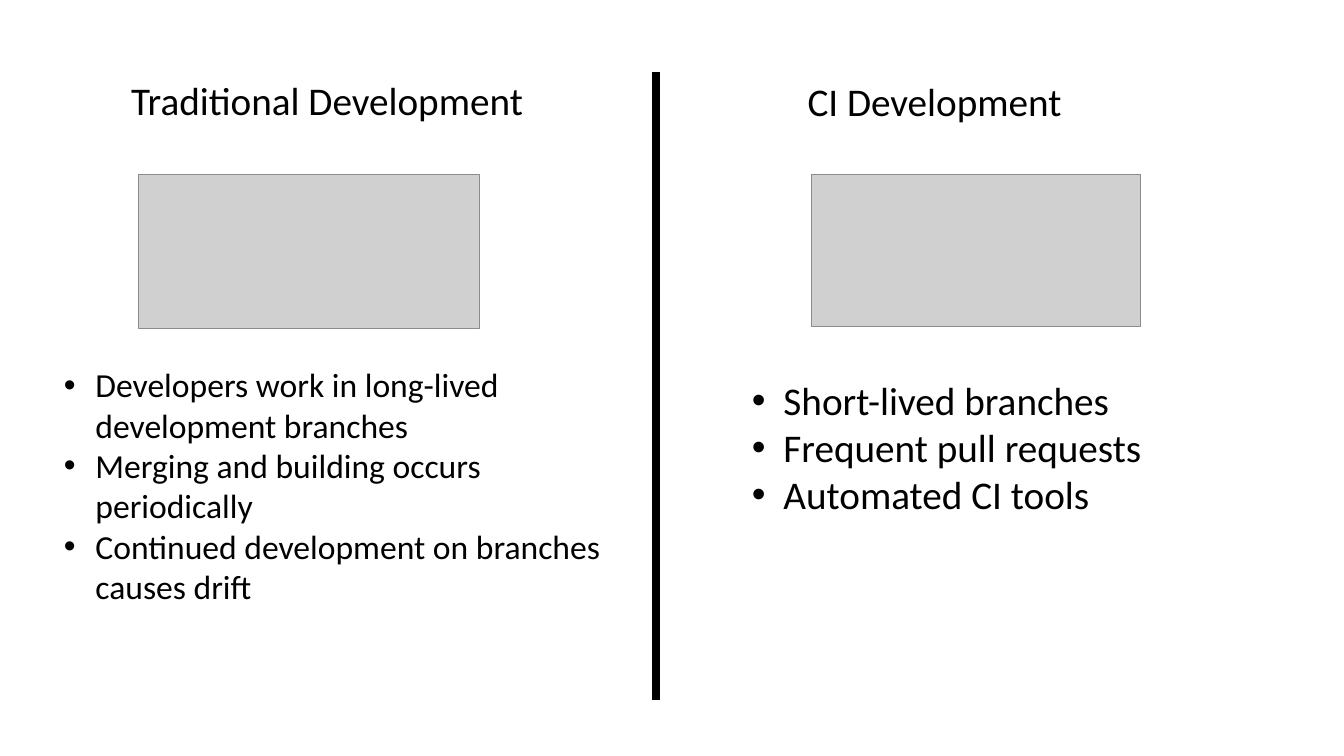
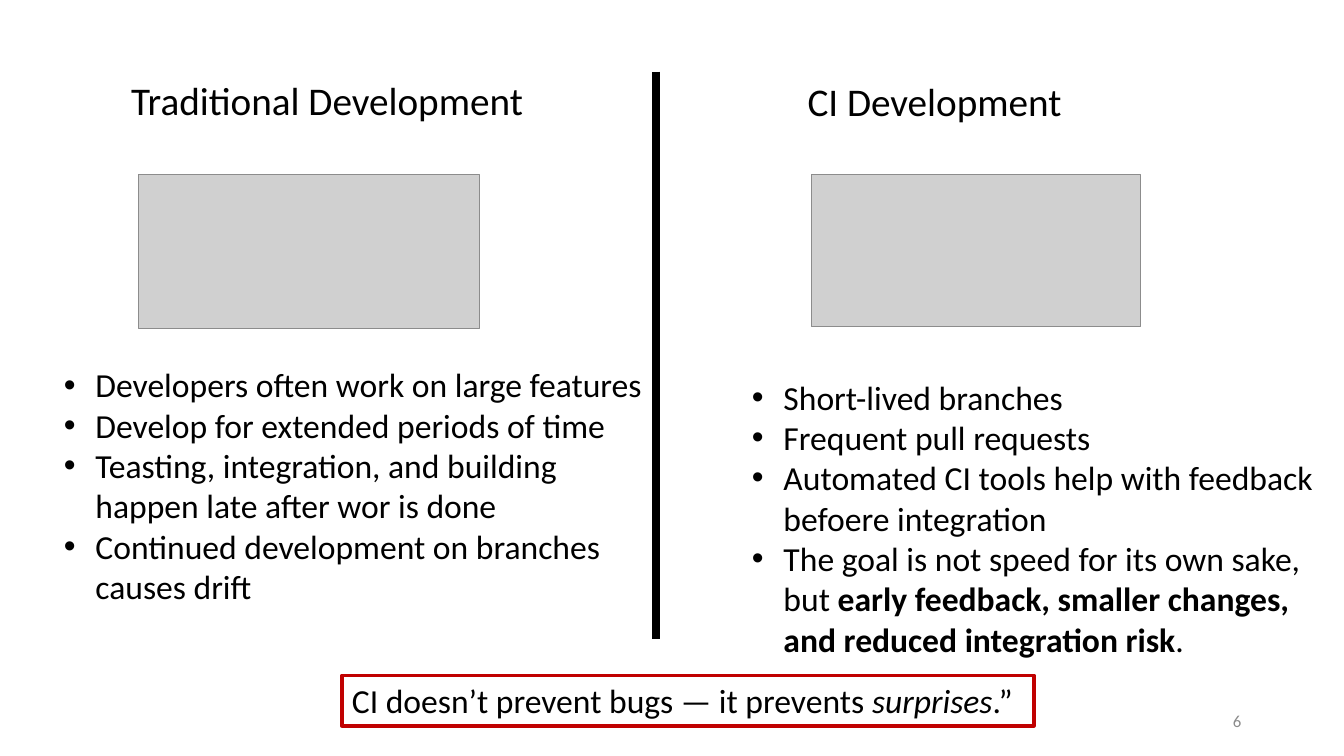
Before and after one commit to johnxu21/johnxu21.github.io, a slide deck: slide 6 of teaching/CS472/Timetable/CI-CD.pptx. Drawn at 1344x756 pixels with LibreOffice and Linux fonts; fonts in the diff are those of the drawing; grey boxes stand for pictures. Boxes give left, top, right and bottom in pixels: in the first picture for what was removed or moved away, otherwise in the second. Text is boxed around its words. In the diff, an @@ line names an element or a change of style, - is before the commit and + after.

```diff
--- a/teaching/CS472/Timetable/CI-CD.pptx
+++ b/teaching/CS472/Timetable/CI-CD.pptx
@@ line moved from (656, 72) - (656, 700) to (656, 72) - (656, 639) @@
@@ text at [95,373,642,524]: text changed @@
-• Developers work in long-lived development branches
-• Merging and building occurs periodically
+• Developers often work on large features
+• Develop for extended periods of time
+• Teasting, integration, and building happen late after wor is done
@@ text at [783,386,1090,456]: size 28 to 24 pt in "Short-lived branches", "Frequent pull requests" @@
@@ text at [783,466,1313,658]: text changed; size 28 to 24 pt @@
-• Automated CI tools
+• Automated CI tools help with feedback befoere integration
+• The goal is not speed for its own sake, but early feedback, smaller changes, and reduced integration risk.
@@ rectangle added at [342,676,1034,726], outline #C00000 2.25 pt, 24 pt, text #000000 @@
+CI doesn’t prevent bugs — it prevents surprises.”
@@ page number added at [1233,716,1241,727], 12 pt, text #8C8C8C @@
+6
```
Also in this commit, not shown: 26 other slides changed, 4 slides added, 2 slides removed, 2 other files.
